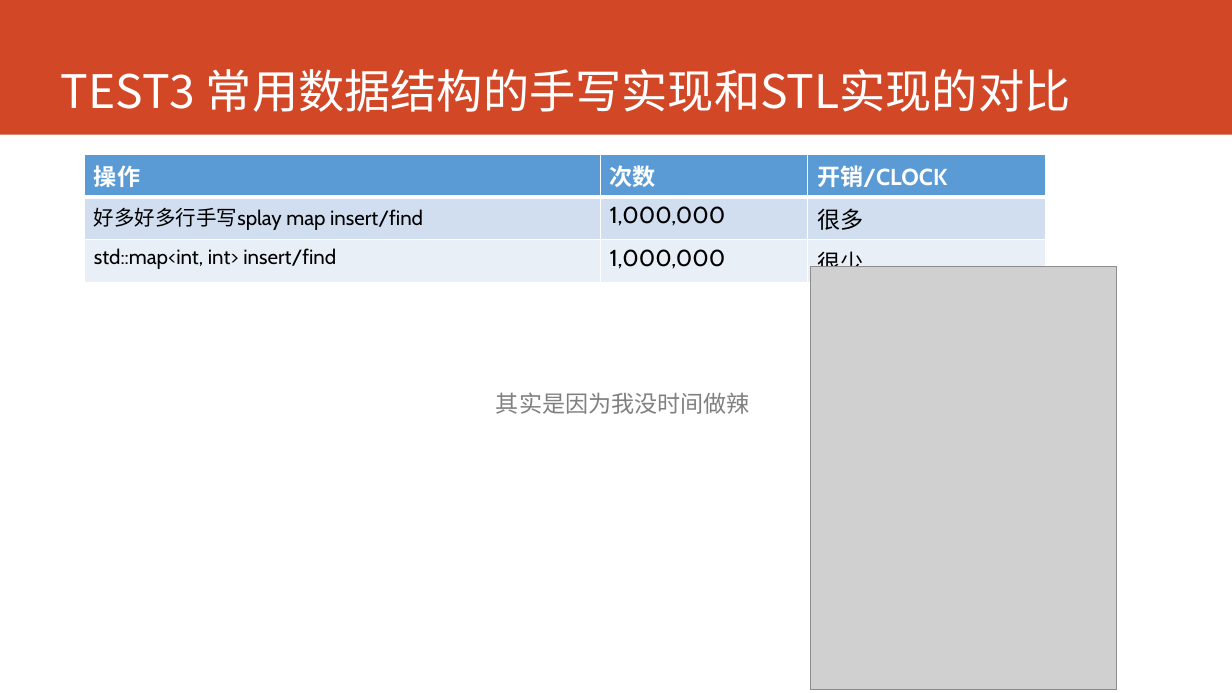
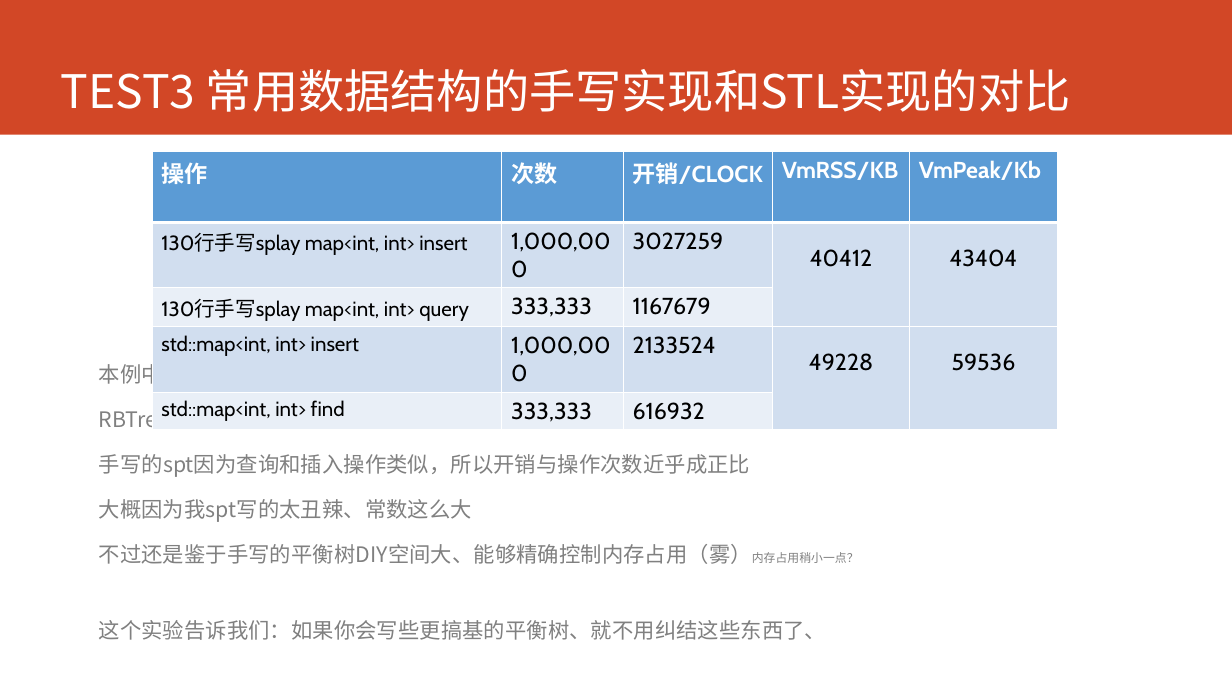
Before and after one commit to cjsoft/noip, a slide deck: slide 13 of OI-related/speech/一些因缺思汀的小实验.pptx. Drawn at 1232x693 pixels with LibreOffice and Linux fonts; fonts in the diff are those of the drawing; grey boxes stand for pictures. Boxes give left, top, right and bottom in pixels: in the first picture for what was removed or moved away, otherwise in the second. Text is boxed around its words. In the diff, an @@ line names an element or a change of style, - is before the commit and + after.

```diff
--- a/OI-related/speech/一些因缺思汀的小实验.pptx
+++ b/OI-related/speech/一些因缺思汀的小实验.pptx
@@ table at (152, 152, 1058, 426) @@
-操作 | 次数 | 开销/CLOCK
-好多好多行手写splay map insert/find | 1,000,000 | 很多
-std::map<int, int> insert/find | 1,000,000 | 很少
+操作 | 次数 | 开销/CLOCK | VmRSS/KB | VmPeak/Kb
+130行手写splay map<int, int> insert | 1,000,000 | 3027259 | 40412 | 43404
+130行手写splay map<int, int> query | 333,333 | 1167679 |  | 
+std::map<int, int> insert | 1,000,000 | 2133524 | 49228 | 59536
+std::map<int, int> find | 333,333 | 616932 |  | 
@@ table: place and size @@
-table at (85, 154, 1046, 273)
+table at (152, 152, 1058, 426)
@@ picture removed at (811, 267, 1117, 690) @@
@@ text at (99, 361, 859, 640): text changed; size 18 to 16.6 pt @@
-其实是因为我没时间做辣
+本例中开销包括读入时间，内存测量保证较精确
+RBTree碾压啊、
+手写的spt因为查询和插入操作类似，所以开销与操作次数近乎成正比
+大概因为我spt写的太丑辣、常数这么大
+不过还是鉴于手写的平衡树DIY空间大、能够精确控制内存占用（雾）内存占用稍小一点？
+这个实验告诉我们：如果你会写些更搞基的平衡树、就不用纠结这些东西了、
```
Also in this commit, not shown: 2 other slides changed, 2 slides added, 1 other file.
